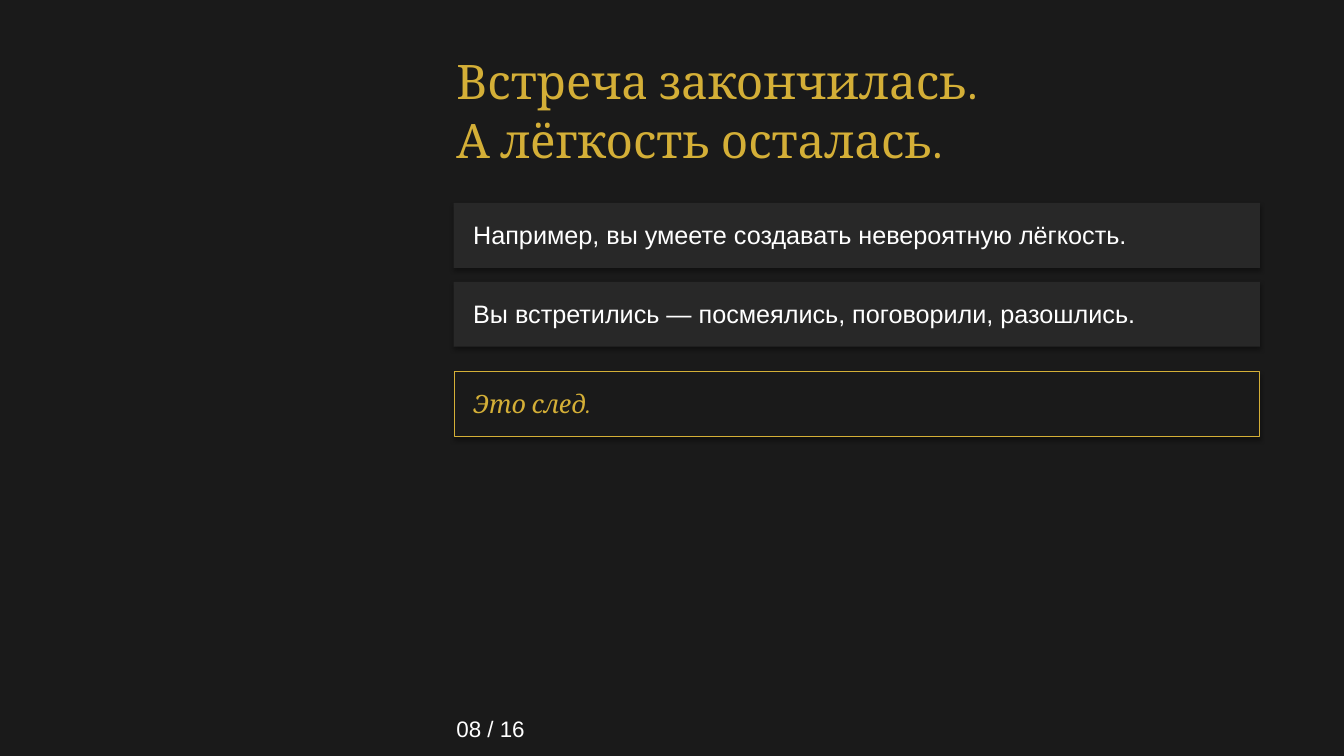
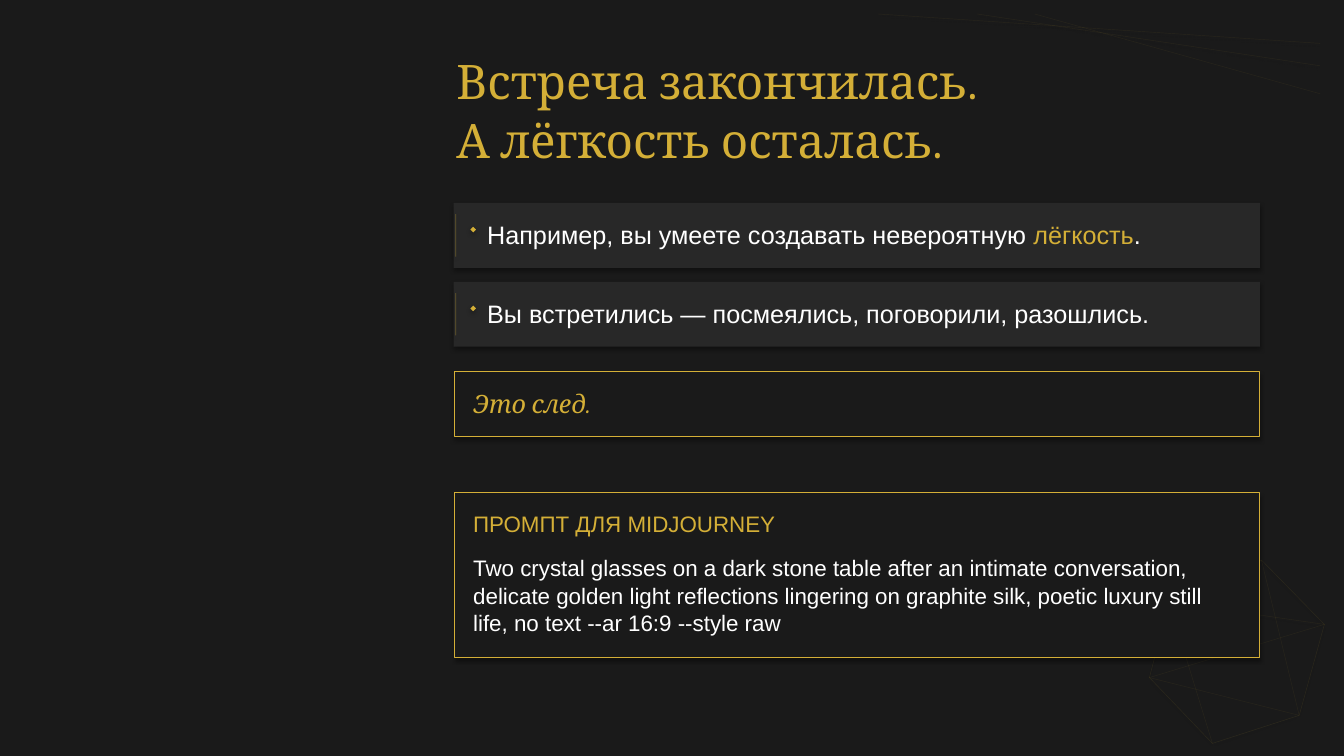
Before and after one commit to babylonofkommod-ai/-, a slide deck: slide 8 of Ваш Кристалл незабываемости.pptx. Drawn at 1344x756 pixels with LibreOffice and Linux fonts; fonts in the diff are those of the drawing. Boxes give left, top, right and bottom in pixels: in the first picture for what was removed or moved away, otherwise in the second. Text is boxed around its words. In the diff, an @@ line names an element or a change of style, - is before the commit and + after.

Commit message:
Add subtle crystal graphics and Midjourney prompt containers; remove slide numbering

```diff
--- a/Ваш Кристалл незабываемости.pptx
+++ b/Ваш Кристалл незабываемости.pptx
@@ text "Например, вы умеете создавать невероятную ..." at <box>487,226,1141,250</box>: text colour #FFFFFF to #D4AF37 in "лёгкость." @@
@@ line added from (456, 214) to (456, 257), #D4AF37 0.5 pt @@
@@ diamond added at <box>471,227,477,233</box>, fill #D4AF37 @@
@@ text "Вы встретились — посмеялись, поговорили, ...": place and size @@
-text "Вы встретились — посмеялись, поговорили, ..." at <box>473,305,1135,329</box>
+text "Вы встретились — посмеялись, поговорили, ..." at <box>487,305,1149,329</box>
@@ line added from (456, 293) to (456, 336), #D4AF37 0.5 pt @@
@@ diamond added at <box>471,306,477,312</box>, fill #D4AF37 @@
@@ rectangle added at <box>455,493,1260,657</box>, fill #1A1A1A, outline #D4AF37 0.75 pt @@
@@ text added at <box>473,516,776,537</box>, 16 pt, text #D4AF37 @@
+ПРОМПТ ДЛЯ MIDJOURNEY
@@ text added at <box>473,559,1201,636</box>, 16 pt, text #FFFFFF @@
+Two crystal glasses on a dark stone table after an intimate conversation,
+delicate golden light reflections lingering on graphite silk, poetic luxury still
+life, no text --ar 16:9 --style raw
@@ line added from (1170, 602) to (1261, 561), #D4AF37 0.35 pt @@
@@ line added from (1261, 561) to (1325, 624), #D4AF37 0.35 pt @@
@@ line added from (1261, 561) to (1300, 716), #D4AF37 0.3 pt @@
@@ line added from (1149, 678) to (1170, 602), #D4AF37 0.35 pt @@
@@ line added from (1325, 624) to (1149, 678), #D4AF37 0.3 pt @@
@@ line added from (1170, 602) to (1325, 624), #D4AF37 0.3 pt @@
@@ line added from (1170, 602) to (1213, 744), #D4AF37 0.3 pt @@
@@ text removed at <box>456,721,525,738</box> @@
-08 / 16
```
Also in this commit, not shown: 15 other slides changed, 2 other files.
